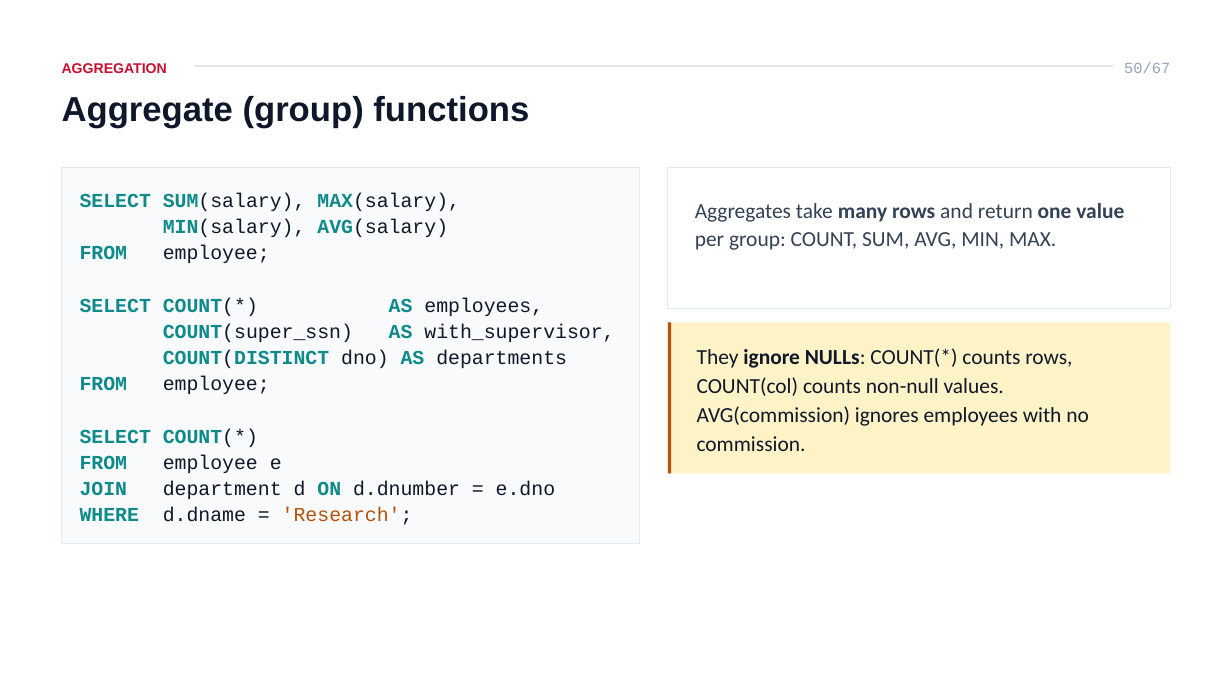
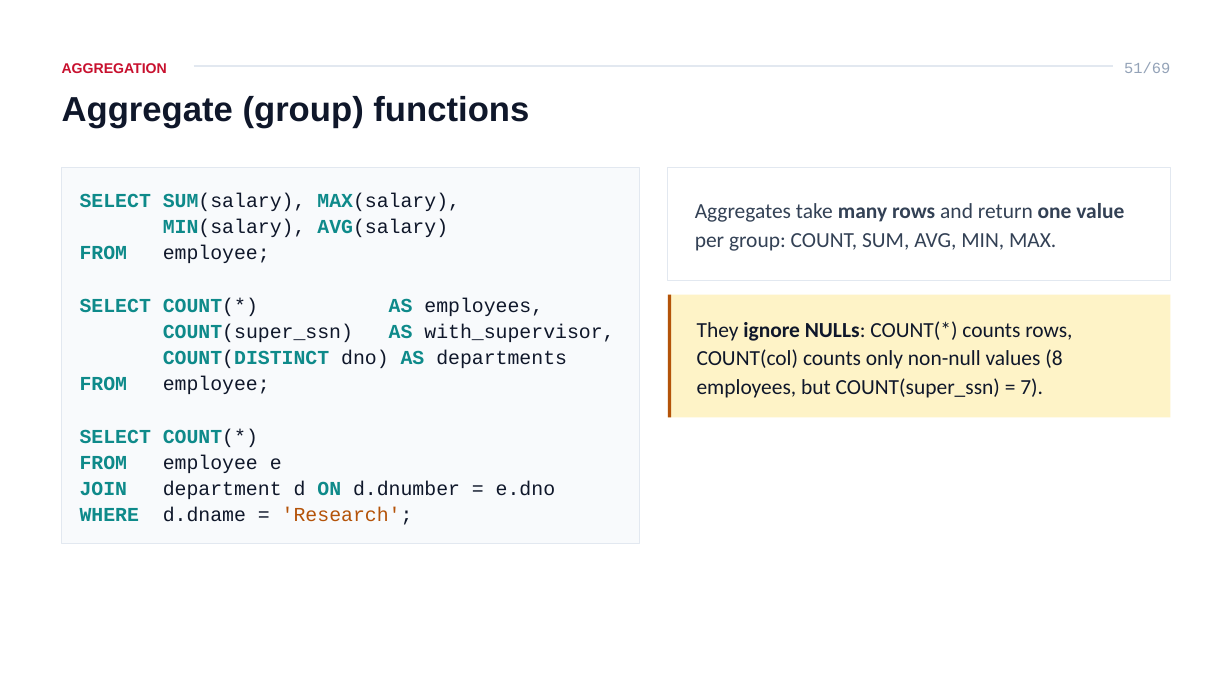
Before and after one commit to ahmedatef2007/db-slides, a slide deck: slide 51 of pptx/ITI_Database_Course_Lesson_4_SQL.pptx (slide 50 before the commit). Drawn at 1232x693 pixels with LibreOffice and Linux fonts; fonts in the diff are those of the drawing. Boxes give left, top, right and bottom in pixels: in the first picture for what was removed or moved away, otherwise in the second. Text is boxed around its words. In the diff, an @@ line names an element or a change of style, - is before the commit and + after.

```diff
--- a/pptx/ITI_Database_Course_Lesson_4_SQL.pptx
+++ b/pptx/ITI_Database_Course_Lesson_4_SQL.pptx
@@ text at bbox=[1124, 62, 1170, 73]: text changed @@
-50/67
+51/69
@@ rectangle: place and size @@
-rectangle at bbox=[668, 167, 1170, 308]
+rectangle at bbox=[668, 167, 1170, 280]
@@ rectangle: place and size @@
-rectangle at bbox=[668, 323, 1170, 474]
+rectangle at bbox=[668, 294, 1170, 418]
@@ rectangle: place and size @@
-rectangle at bbox=[668, 323, 671, 474]
+rectangle at bbox=[668, 294, 671, 418]
@@ text at bbox=[697, 321, 1072, 398]: text changed @@
-They ignore NULLs: COUNT(*) counts rows, COUNT(col) counts non-null values. AVG(commission) ignores employees with no commission.
+They ignore NULLs: COUNT(*) counts rows, COUNT(col) counts only non-null values (8 employees, but COUNT(super_ssn) = 7).
```
Also in this commit, not shown: 64 other slides changed, 2 slides added, 10 other files.
